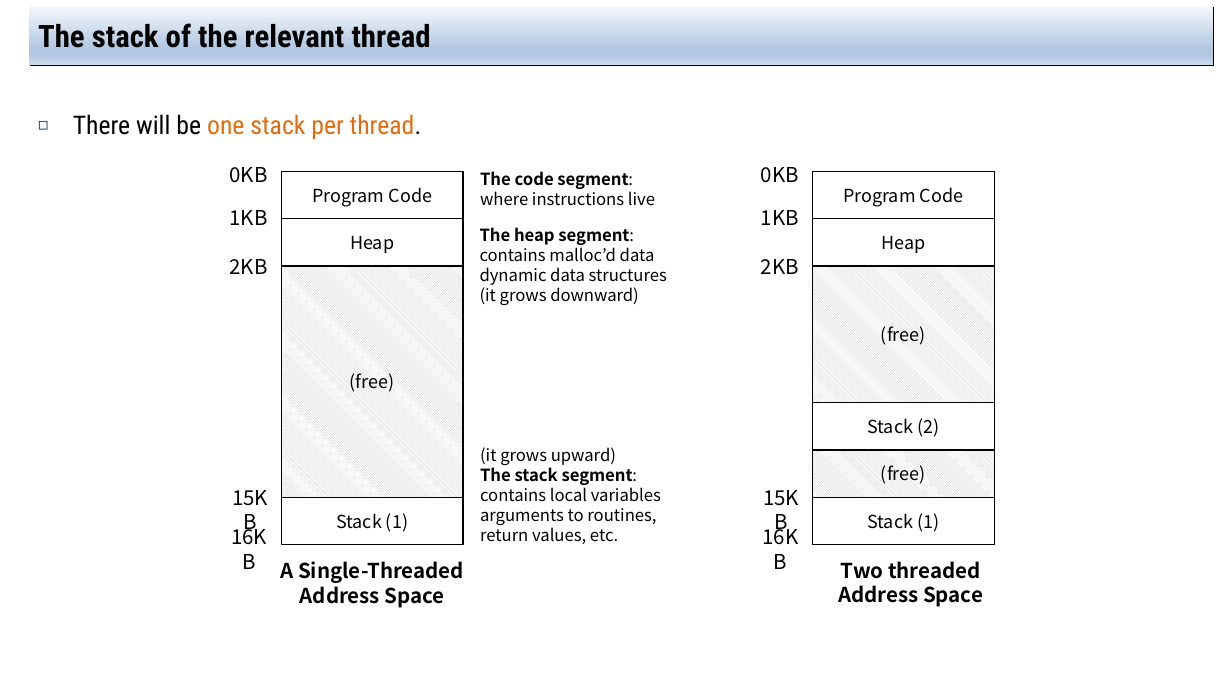
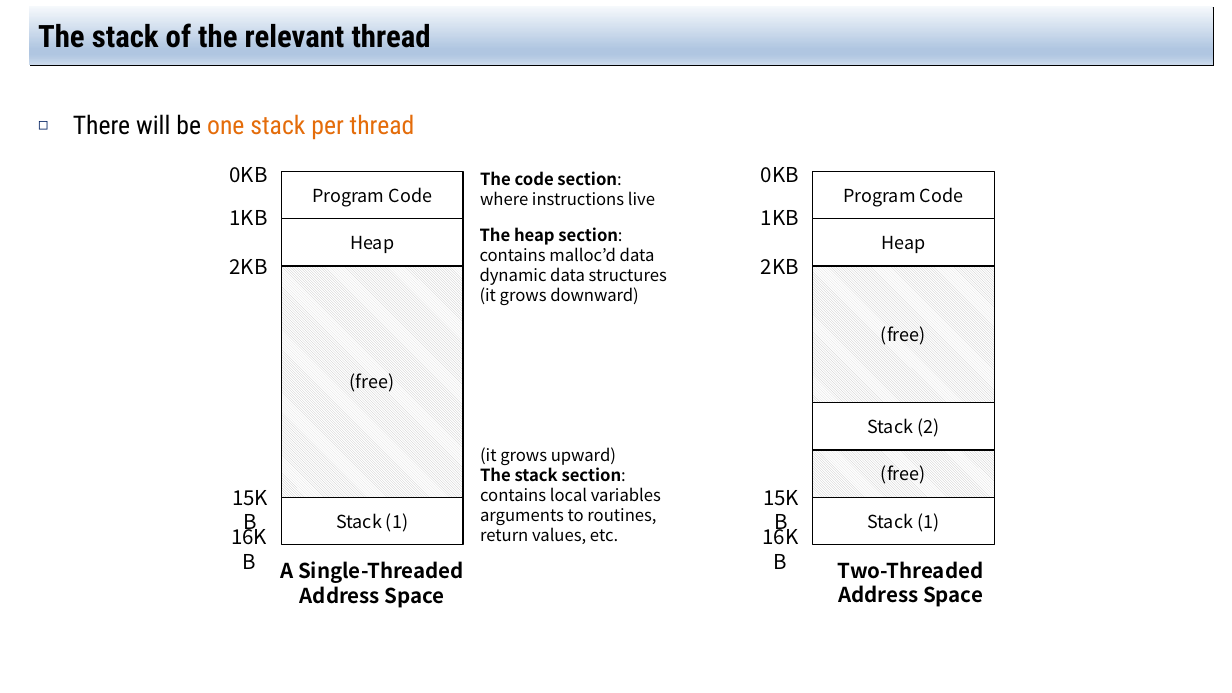
Before and after one commit to jachermocilla/extra-course-materials, a slide deck: slide 7 of cmsc125/ostep/slides/02.Concurrency/26.Concurrency_An_Introduction.pptx. Drawn at 1232x693 pixels with LibreOffice and Linux fonts; fonts in the diff are those of the drawing. Boxes give left, top, right and bottom in pixels: in the first picture for what was removed or moved away, otherwise in the second. Text is boxed around its words. In the diff, an @@ line names an element or a change of style, - is before the commit and + after.

```diff
--- a/cmsc125/ostep/slides/02.Concurrency/26.Concurrency_An_Introduction.pptx
+++ b/cmsc125/ostep/slides/02.Concurrency/26.Concurrency_An_Introduction.pptx
@@ text at (x1=73, y1=114, x2=415, y2=140): text changed @@
-◻ There will be one stack per thread.
+◻ There will be one stack per thread
@@ text at (x1=480, y1=171, x2=621, y2=186): text changed @@
-The code segment:
+The code section:
@@ text at (x1=480, y1=227, x2=667, y2=305): text changed @@
-The heap segment: contains malloc’d data dynamic data structures (it grows downward)
+The heap section: contains malloc’d data dynamic data structures (it grows downward)
@@ text at (x1=480, y1=464, x2=661, y2=544): text changed @@
-The stack segment: contains local variables arguments to routines, return values, etc.
+The stack section: contains local variables arguments to routines, return values, etc.
@@ text at (x1=838, y1=561, x2=983, y2=579): text changed @@
-Two threaded
+Two-Threaded
```
Also in this commit, not shown: 5 other slides changed, 9 slides added, 3 other files.
